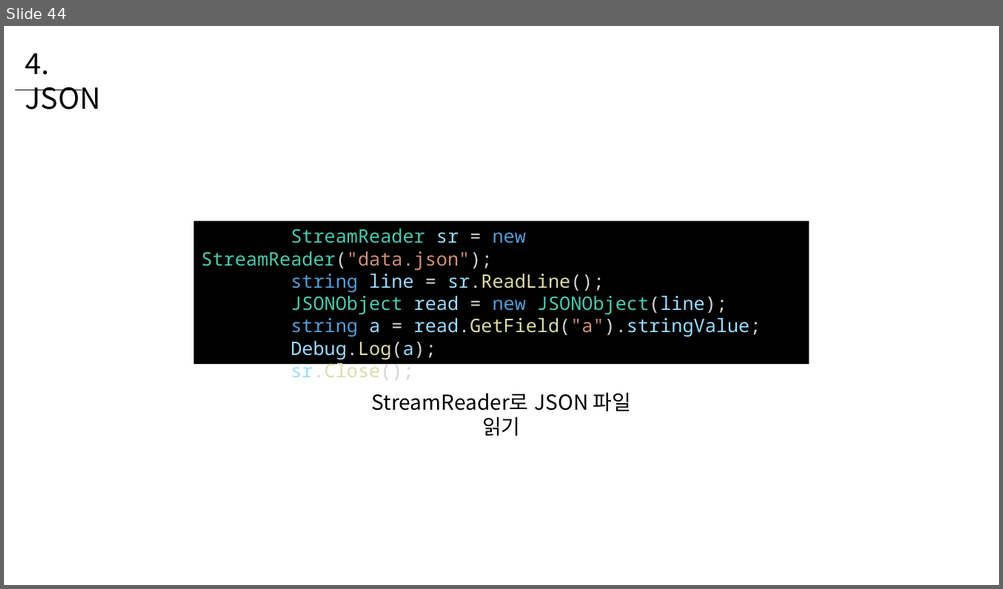
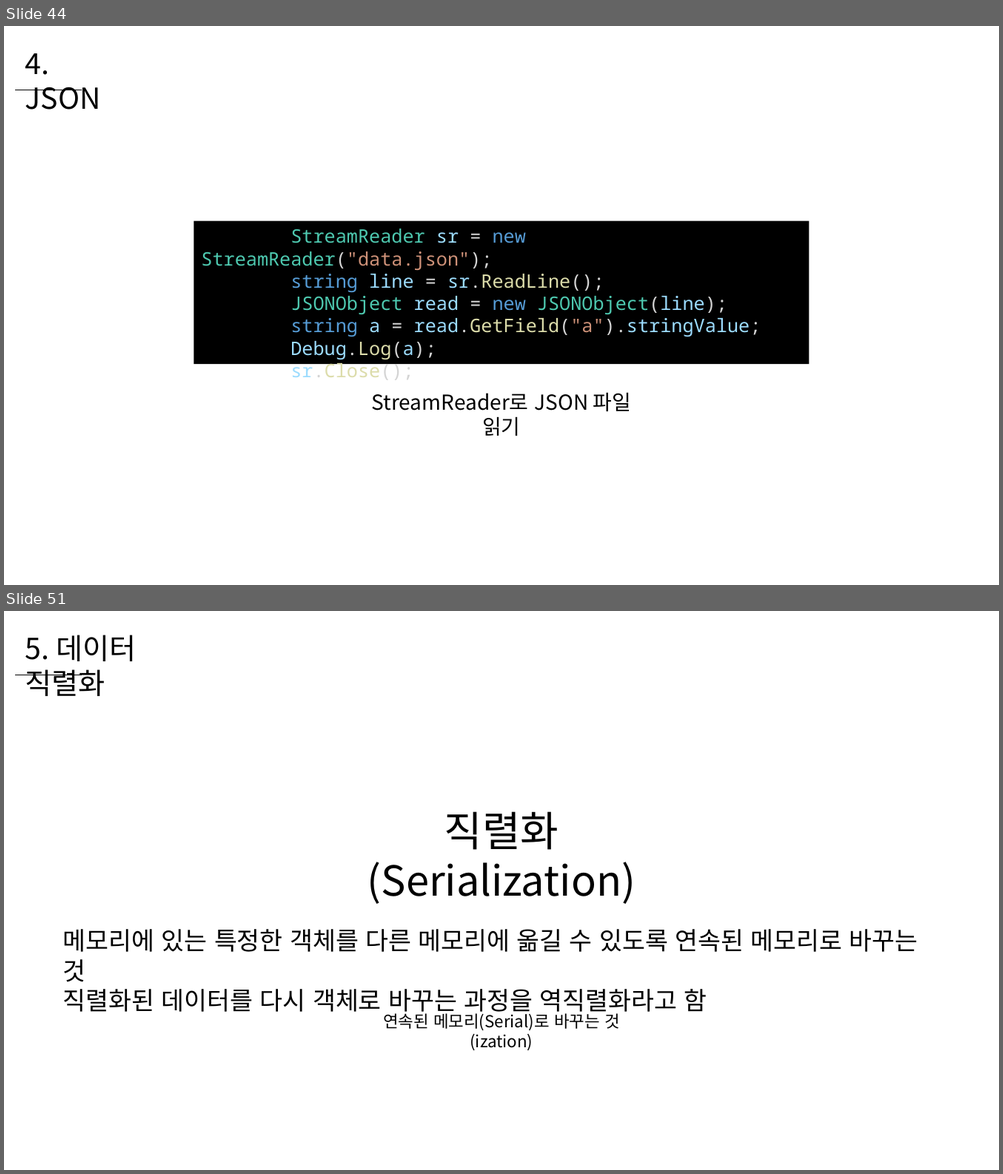
Before and after one commit to WooLyung/2022-Unity-Lecture, a slide deck: 4 - 데이터 관리 기초.pptx. Shown one above the other, each under a label of ours: slide 44 before the commit, slides 44 and 51 after it; the slides between them are not shown. The pictures are 1003x589 and 1003x1174 pixels, drawn with LibreOffice and Linux fonts; fonts in the diff are those of the drawing. Boxes give left, top, right and bottom in pixels: in the first picture for what was removed or moved away, otherwise in the second. Text is boxed around its words. In the diff, an @@ line names an element or a change of style, - is before the commit and + after.

```diff
--- a/4 - 데이터 관리 기초.pptx
+++ b/4 - 데이터 관리 기초.pptx
@@ slide 51 added at bbox=[4, 611, 999, 1170], background #FFFFFF @@
@@ text added at bbox=[25, 635, 136, 696], 28 pt, text #000000 @@
+5. 데이터 직렬화
@@ line added from (14, 675) to (82, 675), #000000 0.5 pt @@
@@ text added at bbox=[367, 812, 635, 904], 40 pt, text #000000 @@
+직렬화 (Serialization)
@@ text added at bbox=[63, 929, 918, 1017], 24 pt, text #000000 @@
+메모리에 있는 특정한 객체를 다른 메모리에 옮길 수 있도록 연속된 메모리로 바꾸는 것
+직렬화된 데이터를 다시 객체로 바꾸는 과정을 역직렬화라고 함
@@ text added at bbox=[383, 1011, 620, 1031], 16 pt, text #000000 @@
+연속된 메모리(Serial)로 바꾸는 것(ization)
```
Also in this commit, not shown: 4 slides changed, 17 other slides added.
